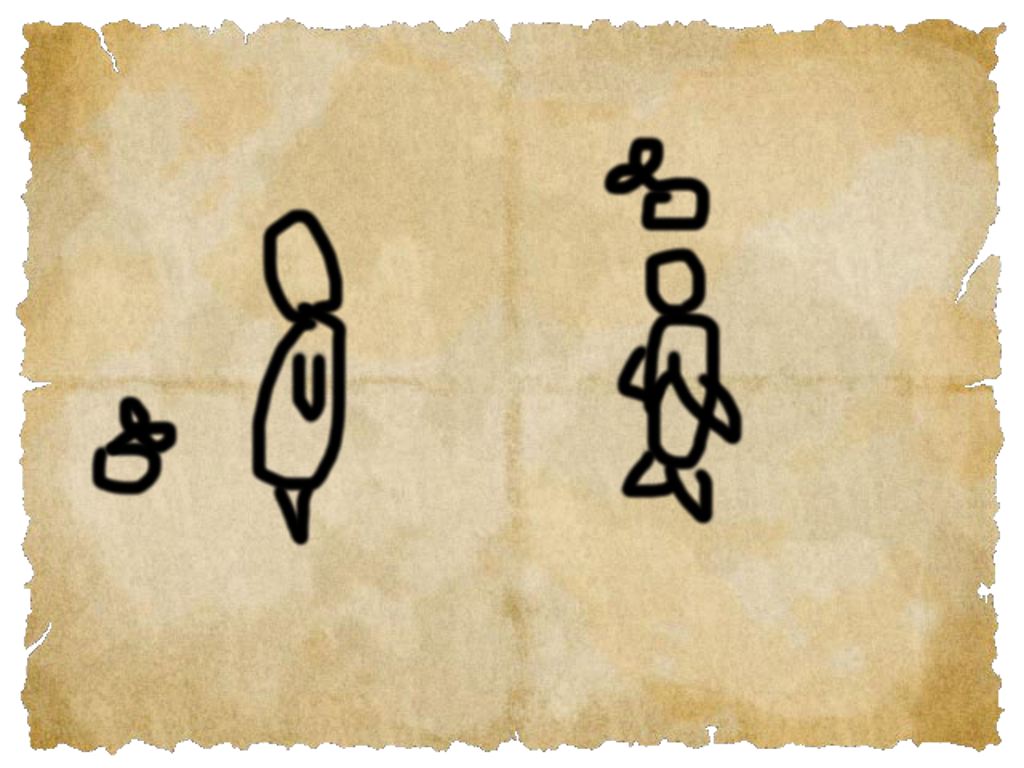
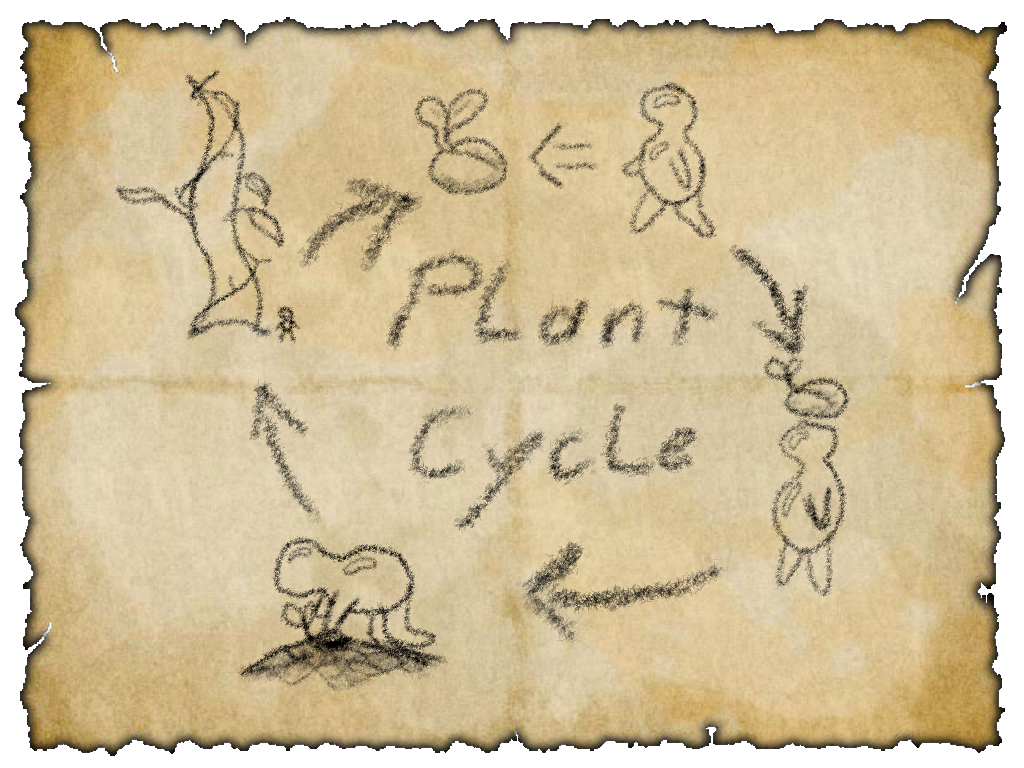
Layered file, before and after one edit (1024px x 768px). Changes by layer:
added layer "layer000" above "Tutorial1" over [115, 68, 850, 697]
hid "Tutorial1" over [90, 134, 745, 549]
added layer "Darken" above "parchment_alpha.png" over [15, 17, 1007, 756]
